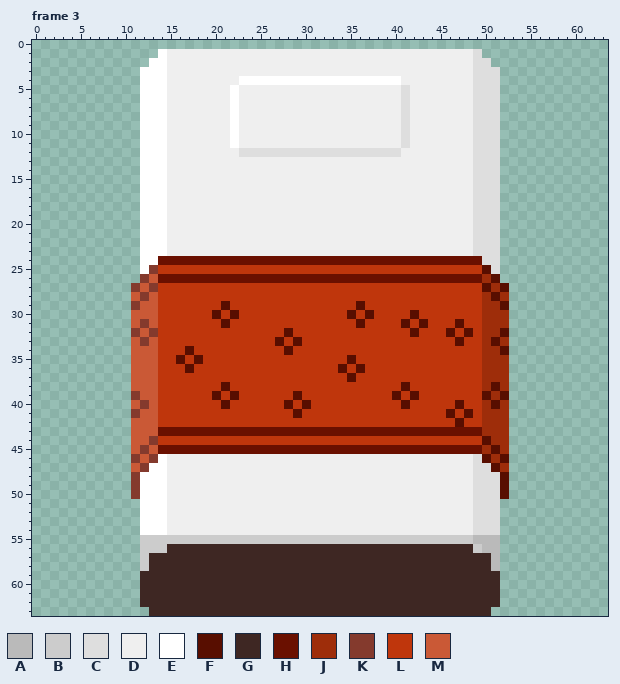
File history of a pixel-art file, GameData/图片素材/build_item_2x2.aseprite. Above, as it was before the edit.
64x64 pixels, 48 frames. Pixels under 10% opacity are left out. Shown: frame 3. The commit also changed other frames, which this record leaves out.
Palette (. is transparent): A #bababa  B #cccccc  C #dedede  D #efefef  E #ffffff  F #580e00  G #3e2723  H #6a1000  J #9e2d0a  K #843a2d  L #bf360c  M #ca5936
Pixels before, frame 3 (only the part around the change), first column x 0:
 0 ................................................................
 1 ..............EDDDDDDDDDDDDDDDDDDDDDDDDDDDDDDDDDDC..............
 2 .............EEDDDDDDDDDDDDDDDDDDDDDDDDDDDDDDDDDDCC.............
 3 ............EEEDDDDDDDDDDDDDDDDDDDDDDDDDDDDDDDDDDCCC............
 4 ............EEEDDDDDDDDEEEEEEEEEEEEEEEEEEDDDDDDDDCCC............
 5 ............EEEDDDDDDDEDDDDDDDDDDDDDDDDDDCDDDDDDDCCC............
 6 ............EEEDDDDDDDEDDDDDDDDDDDDDDDDDDCDDDDDDDCCC............
 7 ............EEEDDDDDDDEDDDDDDDDDDDDDDDDDDCDDDDDDDCCC............
 8 ............EEEDDDDDDDEDDDDDDDDDDDDDDDDDDCDDDDDDDCCC............
 9 ............EEEDDDDDDDEDDDDDDDDDDDDDDDDDDCDDDDDDDCCC............
10 ............EEEDDDDDDDEDDDDDDDDDDDDDDDDDDCDDDDDDDCCC............
11 ............EEEDDDDDDDEDDDDDDDDDDDDDDDDDDCDDDDDDDCCC............
12 ............EEEDDDDDDDDCCCCCCCCCCCCCCCCCCDDDDDDDDCCC............
13 ............EEEDDDDDDDDDDDDDDDDDDDDDDDDDDDDDDDDDDCCC............
14 ............EEEDDDDDDDDDDDDDDDDDDDDDDDDDDDDDDDDDDCCC............
15 ............EEEDDDDDDDDDDDDDDDDDDDDDDDDDDDDDDDDDDCCC............
16 ............EEEDDDDDDDDDDDDDDDDDDDDDDDDDDDDDDDDDDCCC............
17 ............EEEDDDDDDDDDDDDDDDDDDDDDDDDDDDDDDDDDDCCC............
18 ............EEEDDDDDDDDDDDDDDDDDDDDDDDDDDDDDDDDDDCCC............
19 ............EEEDDDDDDDDDDDDDDDDDDDDDDDDDDDDDDDDDDCCC............
20 ............EEEDDDDDDDDDDDDDDDDDDDDDDDDDDDDDDDDDDCCC............
21 ............EEEDDDDDDDDDDDDDDDDDDDDDDDDDDDDDDDDDDCCC............
22 ............EEEDDDDDDDDDDDDDDDDDDDDDDDDDDDDDDDDDDCCC............
23 ............EEEDDDDDDDDDDDDDDDDDDDDDDDDDDDDDDDDDDCCC............
24 ............EEHHHHHHHHHHHHHHHHHHHHHHHHHHHHHHHHHHHHCC............
25 ............EKLLLLLLLLLLLLLLLLLLLLLLLLLLLLLLLLLLLLFC............
26 ............KMHHHHHHHHHHHHHHHHHHHHHHHHHHHHHHHHHHHHJF............
27 ...........KMKLLLLLLLLLLLLLLLLLLLLLLLLLLLLLLLLLLLLFJF...........
28 ...........MKMLLLLLLLLLLLLLLLLLLLLLLLLLLLLLLLLLLLLJFJ...........
29 ...........KMMLLLLLLLFLLLLLLLLLLLLLLFLLLLLLLLLLLLLJJF...........
30 ...........MMMLLLLLLFLFLLLLLLLLLLLLFLFLLLLFLLLLLLLJJJ...........
31 ...........MKMLLLLLLLFLLLLLLLLLLLLLLFLLLLFLFLLLFLLJJJ...........
32 ...........KMKLLLLLLLLLLLLLLFLLLLLLLLLLLLLFLLLFLFLJJF...........
33 ...........MKMLLLLLLLLLLLLLFLFLLLLLLLLLLLLLLLLLFLLJFJ...........
34 ...........MMMLLLFLLLLLLLLLLFLLLLLLLLLLLLLLLLLLLLLJJF...........
35 ...........MMMLLFLFLLLLLLLLLLLLLLLLFLLLLLLLLLLLLLLJJJ...........
36 ...........MMMLLLFLLLLLLLLLLLLLLLLFLFLLLLLLLLLLLLLJJJ...........
37 ...........MMMLLLLLLLLLLLLLLLLLLLLLFLLLLLLLLLLLLLLJJJ...........
38 ...........MMMLLLLLLLFLLLLLLLLLLLLLLLLLLLFLLLLLLLLJFJ...........
39 ...........KMMLLLLLLFLFLLLLLLFLLLLLLLLLLFLFLLLLLLLFJF...........
40 ...........MKMLLLLLLLFLLLLLLFLFLLLLLLLLLLFLLLLLFLLJFJ...........
41 ...........KMMLLLLLLLLLLLLLLLFLLLLLLLLLLLLLLLLFLFLJJJ...........
42 ...........MMMLLLLLLLLLLLLLLLLLLLLLLLLLLLLLLLLLFLLJJJ...........
43 ...........MMMHHHHHHHHHHHHHHHHHHHHHHHHHHHHHHHHHHHHJJJ...........
44 ...........MMKLLLLLLLLLLLLLLLLLLLLLLLLLLLLLLLLLLLLFJJ...........
45 ...........MKMHHHHHHHHHHHHHHHHHHHHHHHHHHHHHHHHHHHHJFJ...........
46 ...........KMKEDDDDDDDDDDDDDDDDDDDDDDDDDDDDDDDDDDCFJF...........
47 ...........MKEEDDDDDDDDDDDDDDDDDDDDDDDDDDDDDDDDDDCCFJ...........
48 ...........KEEEDDDDDDDDDDDDDDDDDDDDDDDDDDDDDDDDDDCCCF...........
49 ...........KEEEDDDDDDDDDDDDDDDDDDDDDDDDDDDDDDDDDDCCCF...........
50 ...........KEEEDDDDDDDDDDDDDDDDDDDDDDDDDDDDDDDDDDCCCF...........
51 ............EEEDDDDDDDDDDDDDDDDDDDDDDDDDDDDDDDDDDCCC............
52 ............EEEDDDDDDDDDDDDDDDDDDDDDDDDDDDDDDDDDDCCC............
53 ............EEEDDDDDDDDDDDDDDDDDDDDDDDDDDDDDDDDDDCCC............
54 ............EEEDDDDDDDDDDDDDDDDDDDDDDDDDDDDDDDDDDCCC............
55 ............BBBBBBBBBBBBBBBBBBBBBBBBBBBBBBBBBBBBBAAA............
56 ............BBBGGGGGGGGGGGGGGGGGGGGGGGGGGGGGGGGGGBAA............
57 ............BGGGGGGGGGGGGGGGGGGGGGGGGGGGGGGGGGGGGGGA............
58 ............BGGGGGGGGGGGGGGGGGGGGGGGGGGGGGGGGGGGGGGA............
59 ............GGGGGGGGGGGGGGGGGGGGGGGGGGGGGGGGGGGGGGGG............
60 ............GGGGGGGGGGGGGGGGGGGGGGGGGGGGGGGGGGGGGGGG............
61 ............GGGGGGGGGGGGGGGGGGGGGGGGGGGGGGGGGGGGGGGG............
62 ............GGGGGGGGGGGGGGGGGGGGGGGGGGGGGGGGGGGGGGGG............
63 .............GGGGGGGGGGGGGGGGGGGGGGGGGGGGGGGGGGGGGG.............
The same view after the edit:
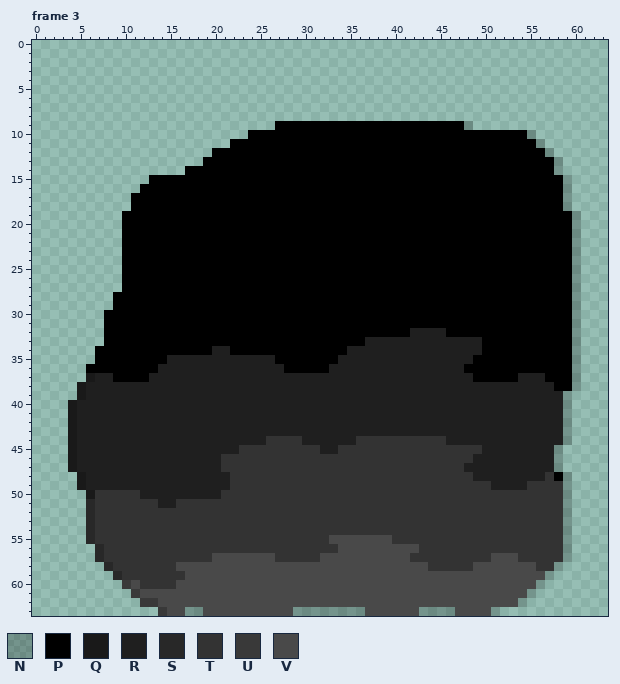
Colours new in this view: N #00000039  P #000000  Q #191919  R #1f1f1f  S #282828  T #333333  U #393939  V #494949
What changed:
layer "cave" added
layer "chair" now hidden
Changed rows in their new state; - is an unchanged pixel.
Frame 3:
first column x 4:
 1 ----------....................................-----------
 2 ---------......................................----------
 3 --------........................................---------
 4 --------........................................---------
 5 --------........................................---------
 6 --------........................................---------
 7 --------........................................---------
 8 --------........................................---------
 9 --------...............PPPPPPPPPPPPPPPPPPPPPN...---------
10 --------............PPPPPPPPPPPPPPPPPPPPPPPPPPPPPPPN-----
11 --------..........PPPPPPPPPPPPPPPPPPPPPPPPPPPPPPPPPPN----
12 --------........PPPPPPPPPPPPPPPPPPPPPPPPPPPPPPPPPPPPPN---
13 --------.......PPPPPPPPPPPPPPPPPPPPPPPPPPPPPPPPPPPPPPPN--
14 --------.....PPPPPPPPPPPPPPPPPPPPPPPPPPPPPPPPPPPPPPPPPN--
15 --------.PPPPPPPPPPPPPPPPPPPPPPPPPPPPPPPPPPPPPPPPPPPPPPN-
16 --------PPPPPPPPPPPPPPPPPPPPPPPPPPPPPPPPPPPPPPPPPPPPPPPN-
17 -------PPPPPPPPPPPPPPPPPPPPPPPPPPPPPPPPPPPPPPPPPPPPPPPPN-
18 -------PPPPPPPPPPPPPPPPPPPPPPPPPPPPPPPPPPPPPPPPPPPPPPPPN-
19 ------PPPPPPPPPPPPPPPPPPPPPPPPPPPPPPPPPPPPPPPPPPPPPPPPPPN
20 ------PPPPPPPPPPPPPPPPPPPPPPPPPPPPPPPPPPPPPPPPPPPPPPPPPPN
21 ------PPPPPPPPPPPPPPPPPPPPPPPPPPPPPPPPPPPPPPPPPPPPPPPPPPN
22 ------PPPPPPPPPPPPPPPPPPPPPPPPPPPPPPPPPPPPPPPPPPPPPPPPPPN
23 ------PPPPPPPPPPPPPPPPPPPPPPPPPPPPPPPPPPPPPPPPPPPPPPPPPPN
24 ------PPPPPPPPPPPPPPPPPPPPPPPPPPPPPPPPPPPPPPPPPPPPPPPPPPN
25 ------PPPPPPPPPPPPPPPPPPPPPPPPPPPPPPPPPPPPPPPPPPPPPPPPPPN
26 ------PPPPPPPPPPPPPPPPPPPPPPPPPPPPPPPPPPPPPPPPPPPPPPPPPPN
27 ------PPPPPPPPPPPPPPPPPPPPPPPPPPPPPPPPPPPPPPPPPPPPPPPPPPN
28 -----PPPPPPPPPPPPPPPPPPPPPPPPPPPPPPPPPPPPPPPPPPPPPPPPPPPN
29 -----PPPPPPPPPPPPPPPPPPPPPPPPPPPPPPPPPPPPPPPPPPPPPPPPPPPN
30 ----PPPPPPPPPPPPPPPPPPPPPPPPPPPPPPPPPPPPPPPPPPPPPPPPPPPPN
31 ----PPPPPPPPPPPPPPPPPPPPPPPPPPPPPPPPPPPPPPPPPPPPPPPPPPPPN
32 ----PPPPPPPPPPPPPPPPPPPPPPPPPPPPPPPPPPRRRRPPPPPPPPPPPPPPN
33 ----PPPPPPPPPPPPPPPPPPPPPPPPPPPPPRRRRRRRRRRRRRPPPPPPPPPPN
34 ---PPPPPPPPPPPPPRRPPPPPPPPPPPPPRRRRRRRRRRRRRRRPPPPPPPPPPN
35 ---PPPPPPPPRRRRRRRRRRRRPPPPPPPRRRRRRRRRRRRRRRPPPPPPPPPPPN
36 --PPPPPPPPRRRRRRRRRRRRRRPPPPPRRRRRRRRRRRRRRRPPPPPPPPPPPPN
37 --QRRPPPPRRRRRRRRRRRRRRRRRRRRRRRRRRRRRRRRRRRRPPPPPRRRPPPN
38 -QRRRRRRRRRRRRRRRRRRRRRRRRRRRRRRRRRRRRRRRRRRRRRRRRRRRRPPN
39 -QRRRRRRRRRRRRRRRRRRRRRRRRRRRRRRRRRRRRRRRRRRRRRRRRRRRRRN-
40 QRRRRRRRRRRRRRRRRRRRRRRRRRRRRRRRRRRRRRRRRRRRRRRRRRRRRRRN-
41 QRRRRRRRRRRRRRRRRRRRRRRRRRRRRRRRRRRRRRRRRRRRRRRRRRRRRRRN-
42 QRRRRRRRRRRRRRRRRRRRRRRRRRRRRRRRRRRRRRRRRRRRRRRRRRRRRRRN-
43 QRRRRRRRRRRRRRRRRRRRRRRRRRRRRRRRRRRRRRRRRRRRRRRRRRRRRRRN-
44 QRRRRRRRRRRRRRRRRRRRRRTTTTRRRRRRTTTTTTTTTTRRRRRRRRRRRRRN-
45 QRRRRRRRRRRRRRRRRRRTTTTTTTTTRRTTTTTTTTTTTTTTTTRRRRRRRRN--
46 QRRRRRRRRRRRRRRRRTTTTTTTTTTTTTTTTTTTTTTTTTTTTRRRRRRRRRN--
47 QRRRRRRRRRRRRRRRRTTTTTTTTTTTTTTTTTTTTTTTTTTTRRRRRRRRRRN--
48 -QRRRRRRRRRRRRRRRRTTTTTTTTTTTTTTTTTTTTTTTTTTTRRRRRRRRTPN-
49 -QRRRRRRRRRRRRRRRRTTTTTTTTTTTTTTTTTTTTTTTTTTTTTRRRRTTTTN-
50 --QTTTTTRRRRRRRRRTTTTTTTTTTTTTTTTTTTTTTTTTTTTTTTTTTTTTTN-
51 --STTTTTTTRRTTTTTTTTTTTTTTTTTTTTTTTTTTTTTTTTTTTTTTTTTTTN-
52 --STTTTTTTTTTTTTTTTTTTTTTTTTTTTTTTTTTTTTTTTTTTTTTTTTTTTN-
53 --STTTTTTTTTTTTTTTTTTTTTTTTTTTTTTTTTTTTTTTTTTTTTTTTTTTTN-
54 --STTTTTTTTTTTTTTTTTTTTTTTTTTTTTTTTTTTTTTTTTTTTTTTTTTTTN-
55 --STTTTTTTTTTTTTTTTTTTTTTTTTTVVVVVVVTTTTTTTTTTTTTTTTTTTN-
56 ---STTTTTTTTTTTTTTTTTTTTTTTTTTVVVVVVVVVTTTTTTTTTTTTTTTTN-
57 ---STTTTTTTTTTTTVVVVVVVTTTTTVVVVVVVVVVTTTTTTTTTVVVTTTTTN-
58 ----STTTTTTTVVVVVVVVVVVVVVVVVVVVVVVVVVVVTTTTTVVVVVVVTTN--
59 -----STTTTTTTVVVVVVVVVVVVVVVVVVVVVVVVVVVVVVVVVVVVVVVVN---
60 ------UVTTTTVVVVVVVVVVVVVVVVVVVVVVVVVVVVVVVVVVVVVVVVN----
61 -------UVVVVVVVVVVVVVVVVVVVVVVVVVVVVVVVVVVVVVVVVVVVN-----
62 --------UUVVVVVVVVVVVVVVVVVVVVVVVVVVVVVVVVVVVVVVVVN------
63 ---------.UVVNNVVVVVVVVVVNNNNNNNNVVVVVVNNNNVVVVN---------
